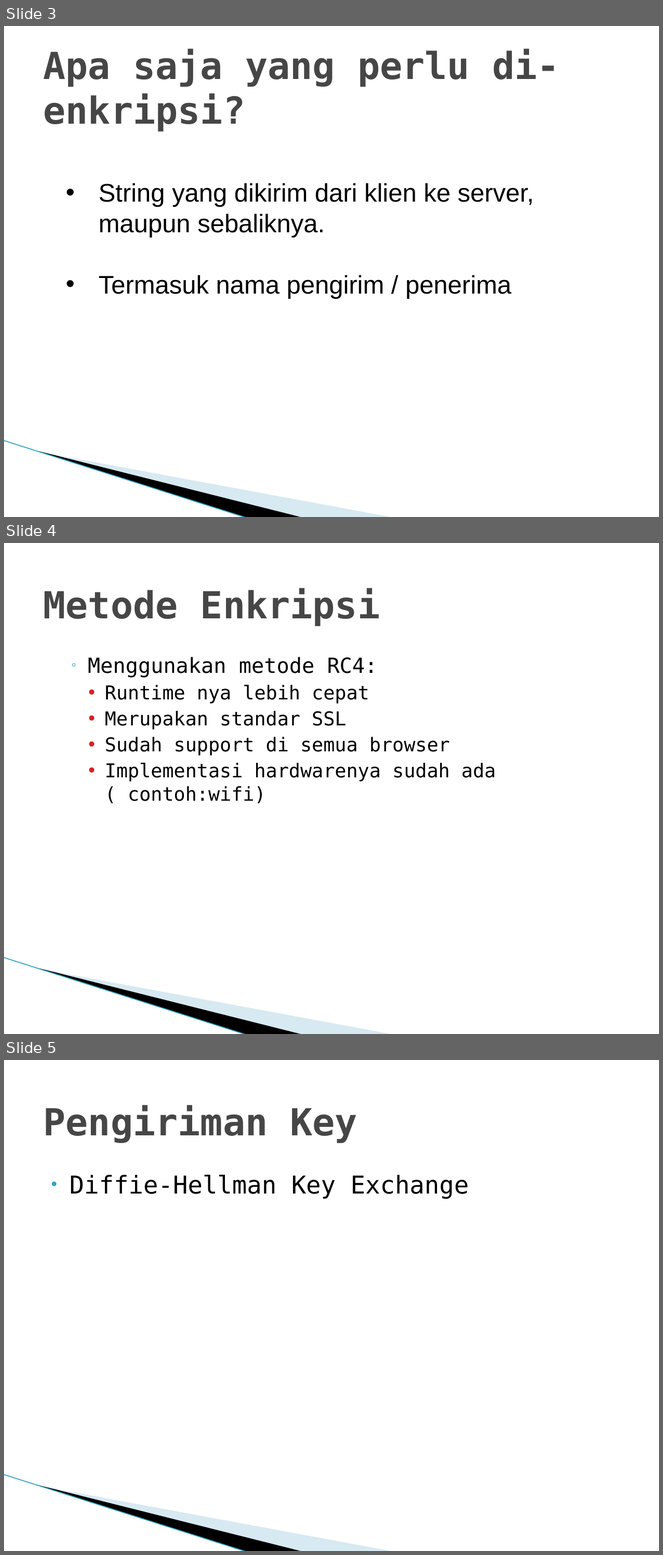
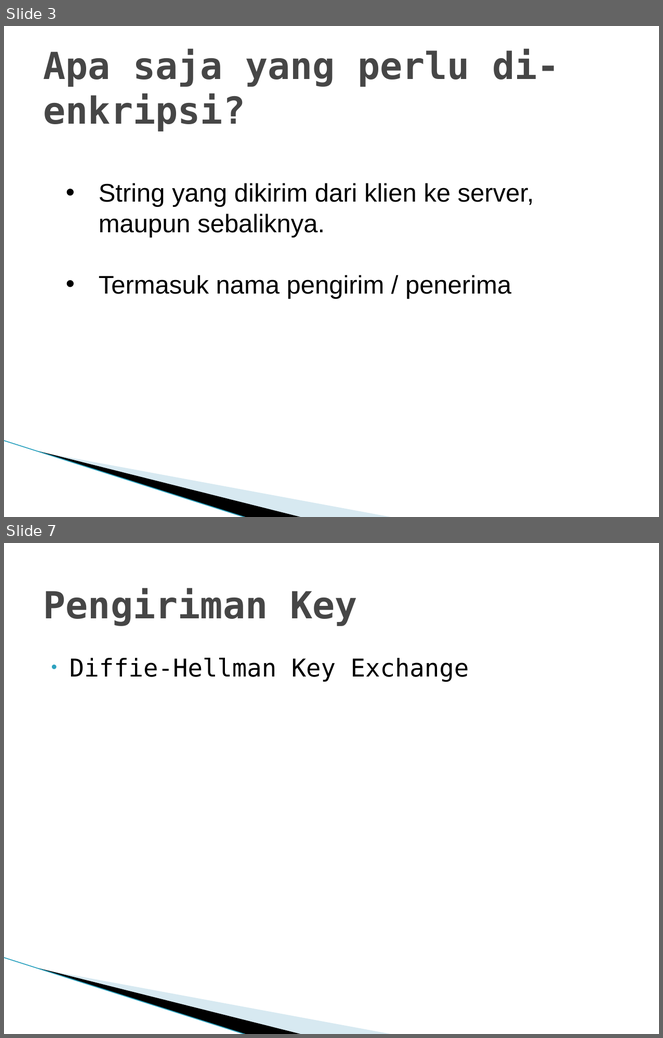
Before and after one commit to briliantnugraha/Project-KIJ-D, a slide deck: Chatting.ppt. Shown one above the other, each under a label of ours: slides 3, 4 and 5 before the commit, slides 3 and 7 after it; the slides between them are not shown. The pictures are 663x1555 and 663x1038 pixels, drawn with LibreOffice and Linux fonts; fonts in the diff are those of the drawing; background and template pictures are left out. Boxes give left, top, right and bottom in pixels: in the first picture for what was removed or moved away, otherwise in the second. Text is boxed around its words. In the diff, an @@ line names an element or a change of style, - is before the commit and + after.

Commit message:
tambahan metode enkripsi(2)

```diff
--- a/Chatting.ppt
+++ b/Chatting.ppt
@@ slide 4 removed at (4,543,659,1034), background #FFFFFF; not listed: 3 template elements that a slide beside it also shows @@
@@ title removed at (44,588,380,626) @@
-Metode Enkripsi
@@ text removed at (88,657,496,804) @@
-  ◦ Menggunakan metode RC4:
-    • Runtime nya lebih cepat
-    • Merupakan standar SSL
-    • Sudah support di semua browser
-    • Implementasi hardwarenya sudah ada ( contoh:wifi)
@@ what was slide 5 is now slide 7 @@
```
Also in this commit, not shown: 3 slides added.
